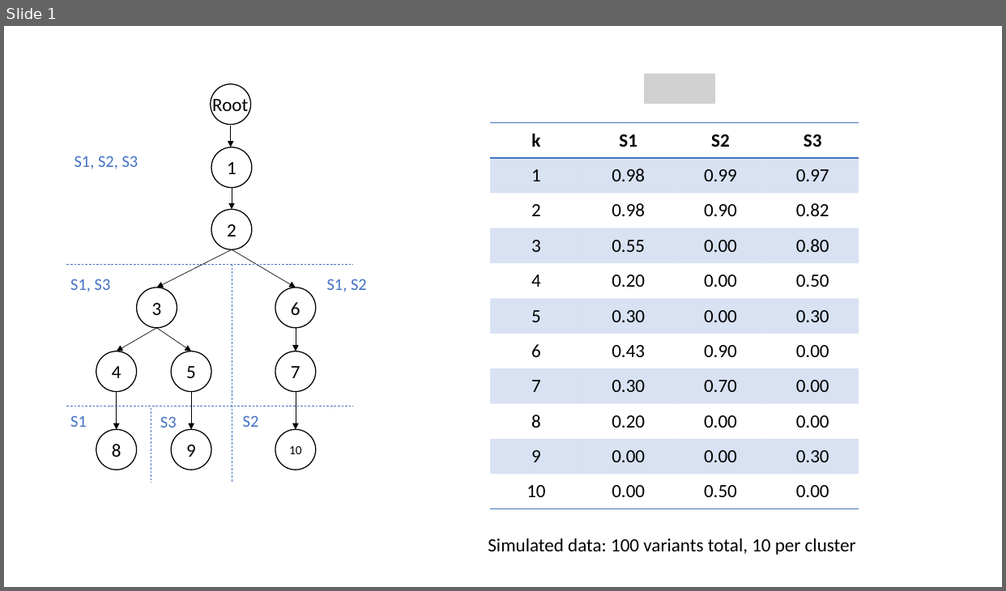
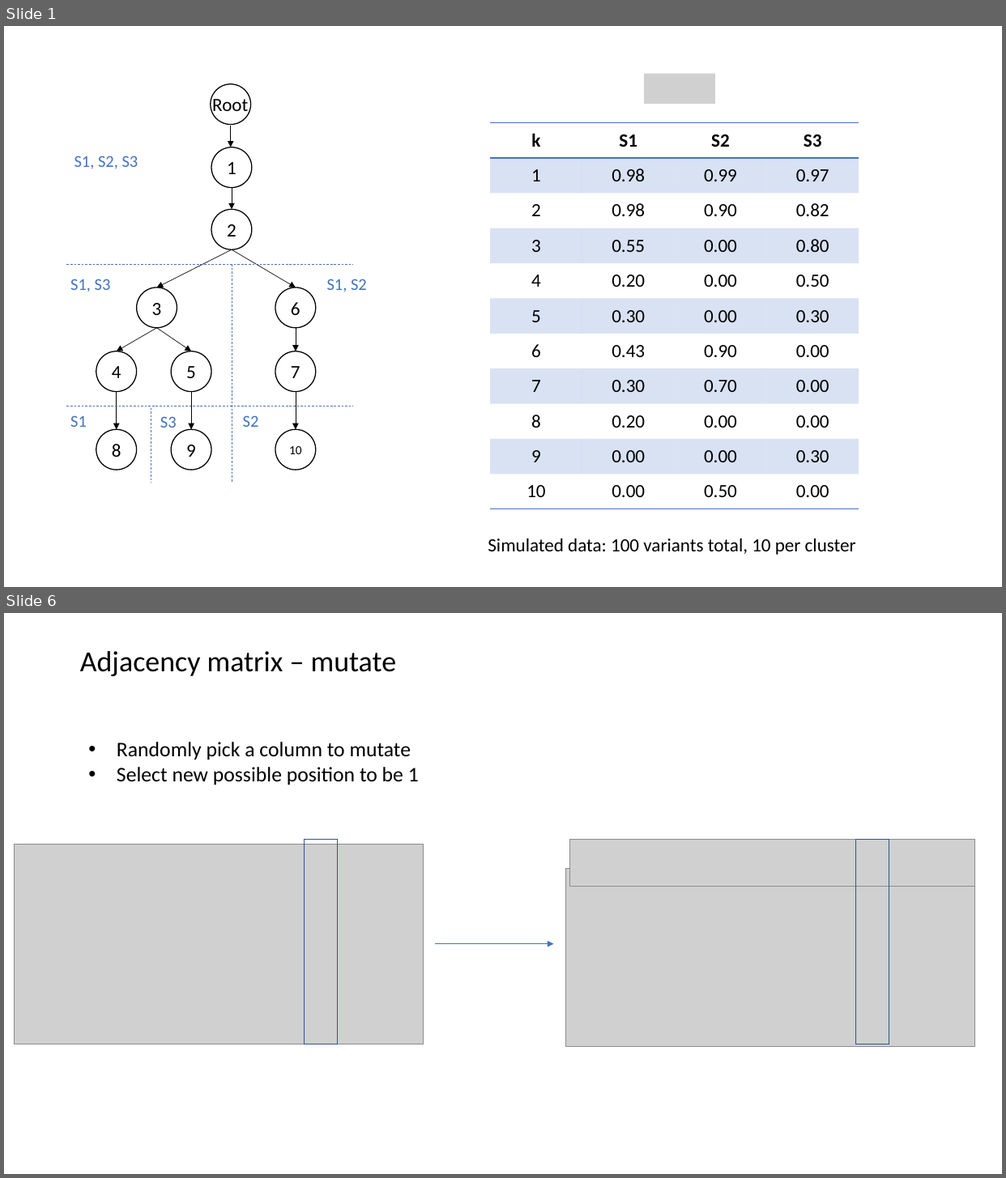
Before and after one commit to KarchinLab/pictograph, a slide deck: v6/figs/test-data-1.pptx. Shown one above the other, each under a label of ours: slide 1 before the commit, slides 1 and 6 after it; the slides between them are not shown. The pictures are 1006x591 and 1006x1178 pixels, drawn with LibreOffice and Linux fonts; fonts in the diff are those of the drawing; grey boxes stand for pictures. Boxes give left, top, right and bottom in pixels: in the first picture for what was removed or moved away, otherwise in the second. Text is boxed around its words. In the diff, an @@ line names an element or a change of style, - is before the commit and + after.

Commit message:
add adjacency matrix init and mutate functions

```diff
--- a/v6/figs/test-data-1.pptx
+++ b/v6/figs/test-data-1.pptx
@@ slide 6 added at [4,613,1002,1174], background #FFFFFF @@
@@ title added at [80,651,396,676], 28 pt, text #000000 @@
+Adjacency matrix – mutate
@@ text added at [117,742,419,785], 20 pt, text #000000 @@
+• Randomly pick a column to mutate
+• Select new possible position to be 1
@@ picture added at [15,844,424,1044] @@
@@ rectangle added at [305,840,337,1045], outline #325491 1 pt @@
@@ picture added at [570,840,975,887] @@
@@ rectangle added at [856,840,889,1045], outline #325491 1 pt @@
@@ picture added at [566,869,975,1047] @@
@@ arrow added from (435, 944) to (553, 944), #4472C4 0.5 pt @@
```
Also in this commit, not shown: 3 slides changed, 2 other slides added, 3 other files.
